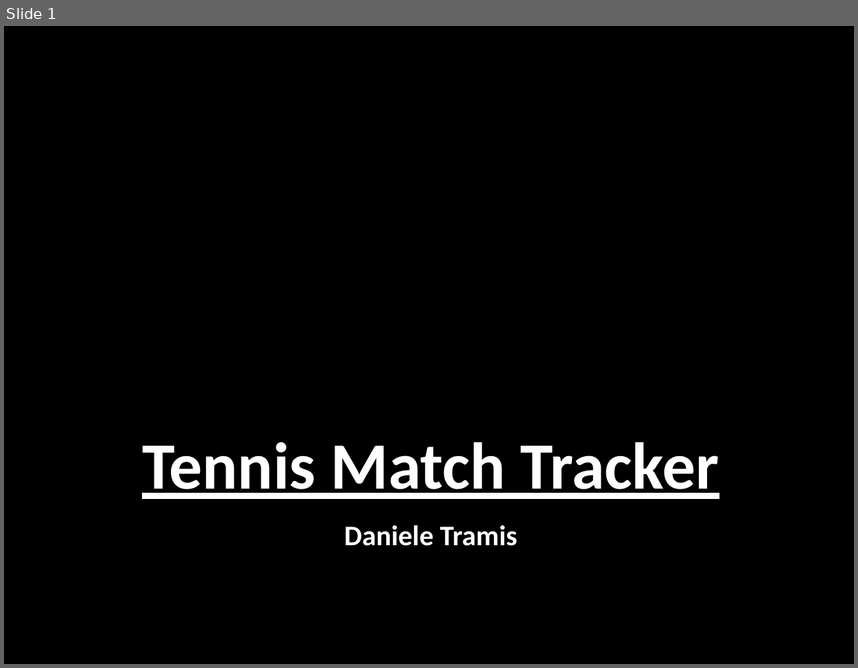
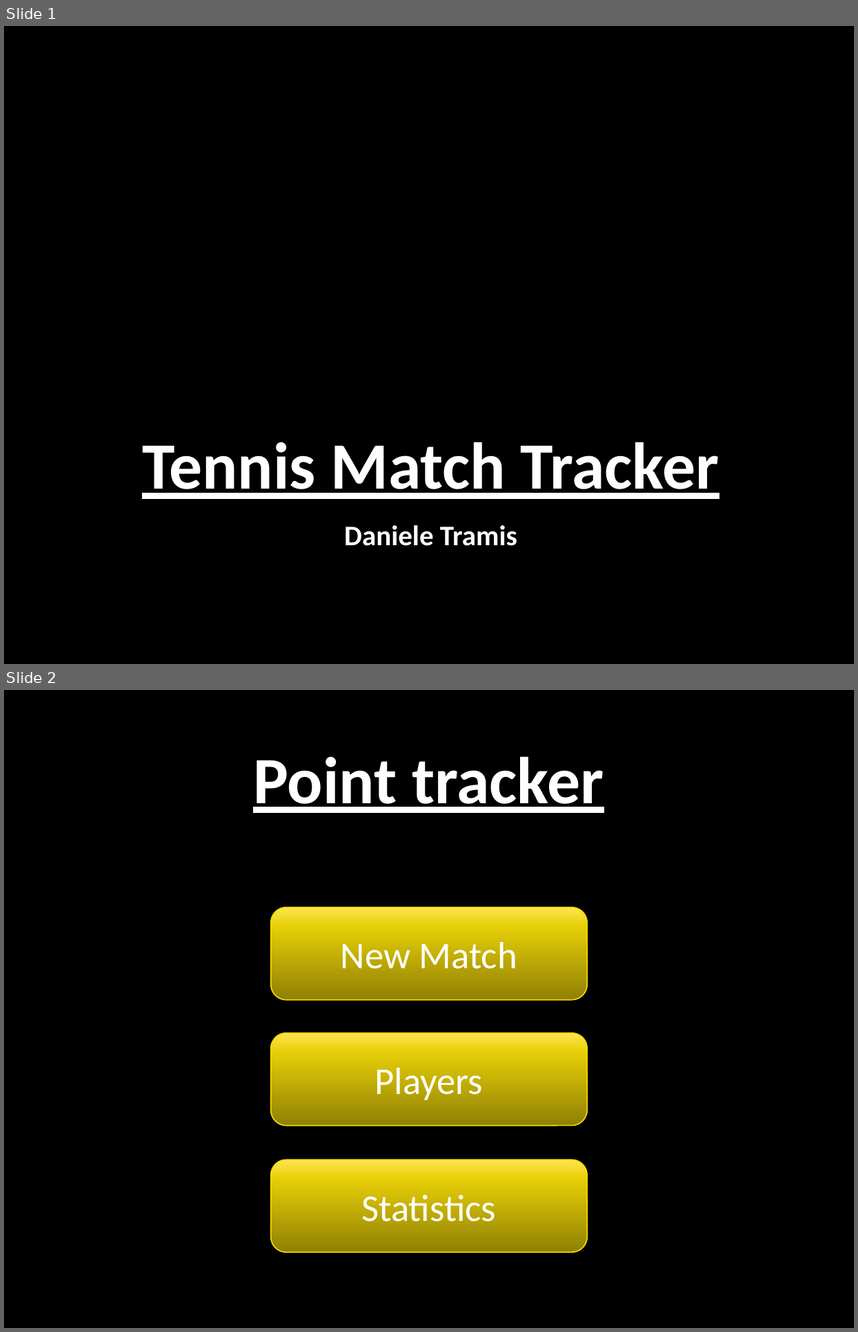
Before and after one commit to danieletramis/TennisMatchTracker, a slide deck: doc/design.pptx. Shown one above the other, each under a label of ours: slide 1 before the commit, slides 1 and 2 after it. The pictures are 858x668 and 858x1332 pixels, drawn with LibreOffice and Linux fonts; fonts in the diff are those of the drawing; background and template pictures are left out. Boxes give left, top, right and bottom in pixels: in the first picture for what was removed or moved away, otherwise in the second. Text is boxed around its words. In the diff, an @@ line names an element or a change of style, - is before the commit and + after.

```diff
--- a/doc/design.pptx
+++ b/doc/design.pptx
@@ slide 2 added at (4, 690, 854, 1328), background picture (left out) @@
@@ title added at (253, 756, 604, 813), 56 pt, text #FFFFFF, bold, underline @@
+Point tracker
@@ rounded rectangle added at (271, 907, 587, 1000), fill gradient #8F8105 to #E7CF08 to #FFE552, outline #F2D902 1 pt, 32 pt, text #FFFFFF @@
+New Match
@@ rounded rectangle added at (271, 1032, 587, 1125), fill gradient #8F8105 to #E7CF08 to #FFE552, outline #F2D902 1 pt, 32 pt, text #FFFFFF @@
+Players
@@ rounded rectangle added at (271, 1159, 587, 1252), fill gradient #8F8105 to #E7CF08 to #FFE552, outline #F2D902 1 pt, 32 pt, text #FFFFFF @@
+Statistics
```
Also in this commit, not shown: 2 other slides added, 17 other files.
